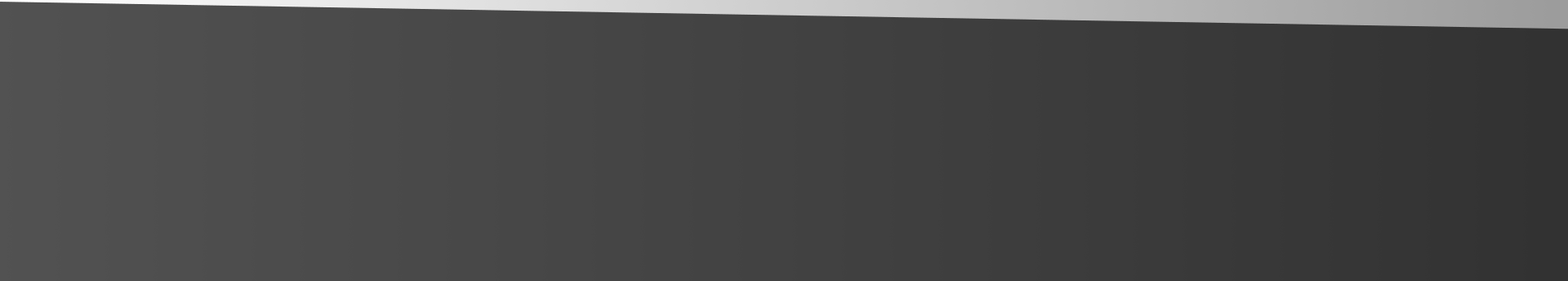
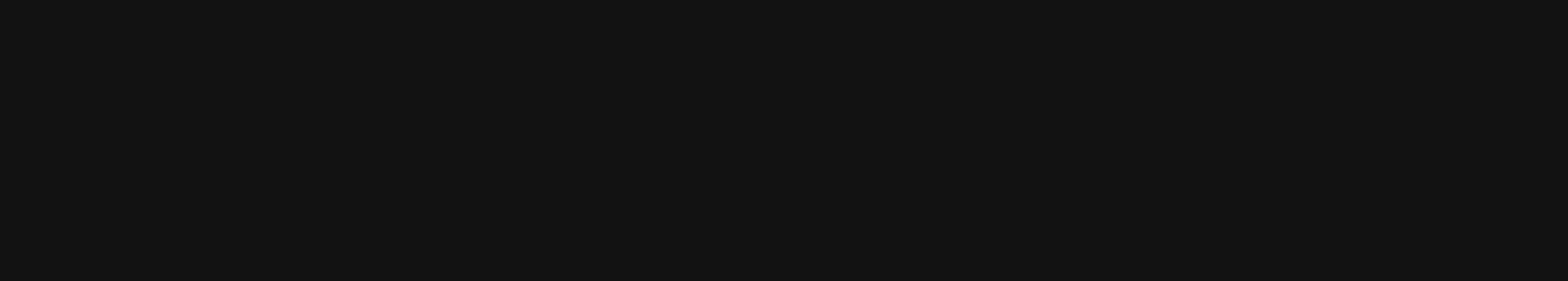
Revision of a layered 1568x281 image; what changed, layer by layer:
renamed "Layer #1" to "Layer copy", opacity 39% → 0%, blend erase → normal, painted on it over [0, 0, 1568, 281]
"Layer": opacity 68% → 95%, painted on it over [0, 0, 1568, 281]